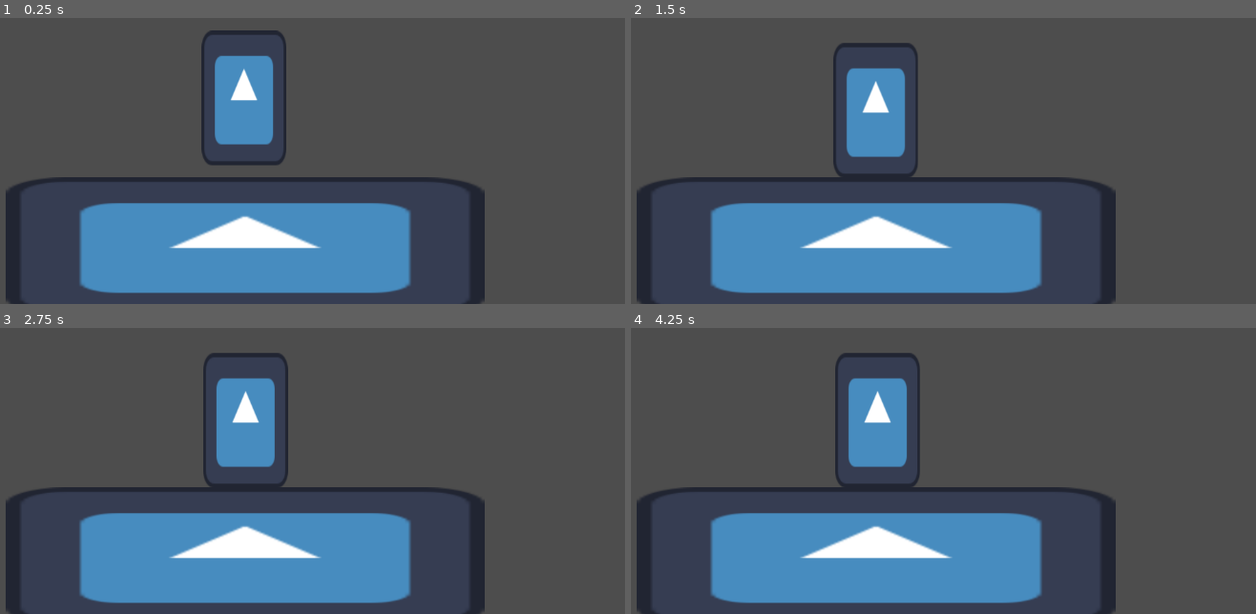
Above: before the commit, frames 1-4 (two rows, left to right).
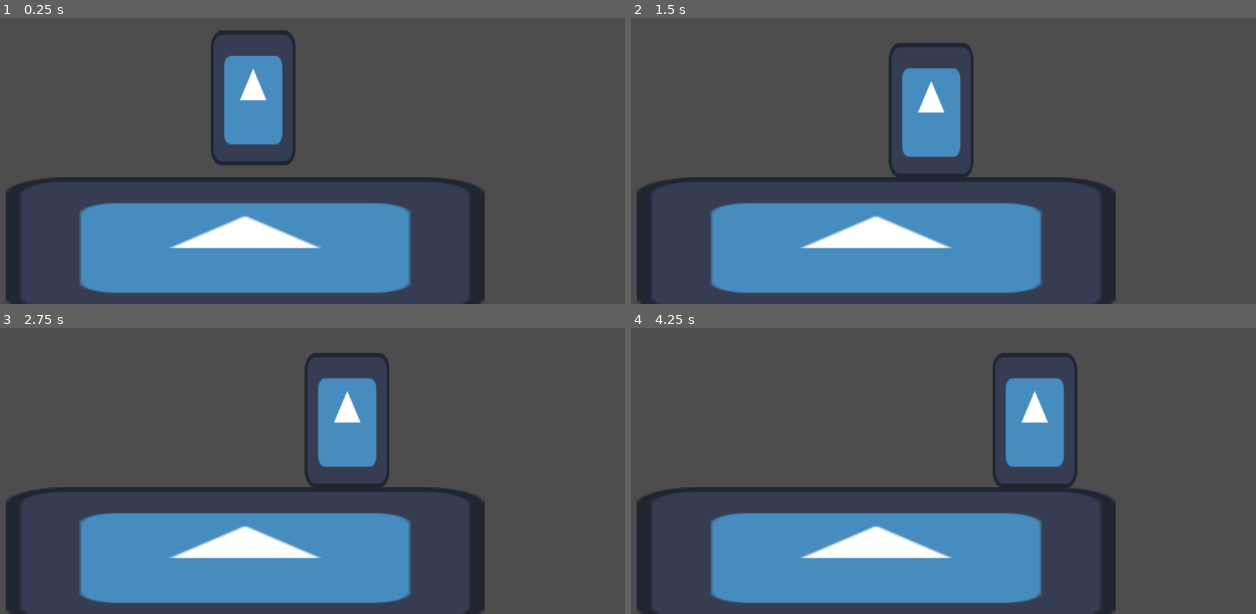
Above: after the commit, the same moments.

Repository: FormerlyWD/SideScroll
Game: Godot game, scene res://Scenes/TestScene.tscn
The game is run twice, just before and just after one commit, with the same random seed, the same clock (stepped at 60 frames per second) and the same inputs. The engine's default icon, where the game draws it, is replaced by a stand-in: a white triangle on a blue panel in a dark square.
Inputs:
- Up to frame 1 (0.25 s): no input
- Up to frame 2 (1.5 s): no input
- Up to frame 3 (2.75 s): no input
- Up to frame 4 (4.25 s): no input

The runs differ from the first frame. In frame 1, 2.2% of the frame differs, in the area x 32-48%, y 4-52%; in frame 2, 6.7%; in frame 3, 7.5%; in frame 4, 7.5%, in the area x 32-72%, y 8-56%.

Commit message:
fixed movement

Diff:
--- a/side-scroll/BaseCharacter/SideScrollComponent/side_scrolling_component.gd
+++ b/side-scroll/BaseCharacter/SideScrollComponent/side_scrolling_component.gd
@@ -5,6 +5,7 @@
 @export var central_movement_component:CentralMovementComponent
 @export var movement_speed:float:
 	set(value):
+		movement_speed = value
 		if central_movement_component:
 			central_movement_component.set_vector("sidescrolling", Vector2(value,0))
 func _ready() -> void:
--- a/side-scroll/BaseCharacter/baseCharacter.tscn
+++ b/side-scroll/BaseCharacter/baseCharacter.tscn
@@ -26,4 +26,4 @@
 
 [node name="SideScrollingComponent" parent="Movement" unique_id=864817646 node_paths=PackedStringArray("central_movement_component") instance=ExtResource("3_4p1yc")]
 central_movement_component = NodePath("../CentralMovementComponent")
-movement_speed = -53.0
+movement_speed = 27.93
